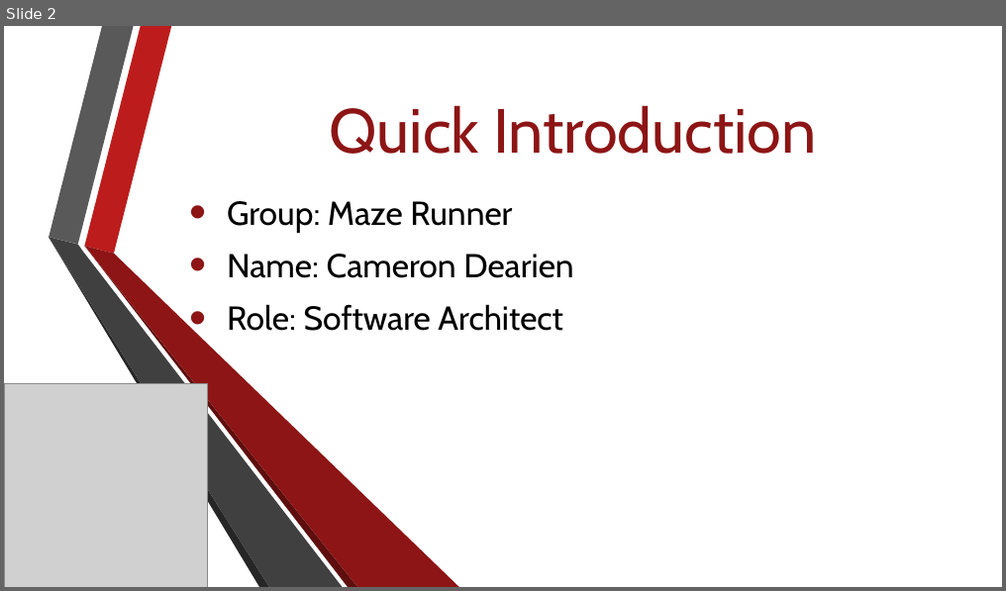
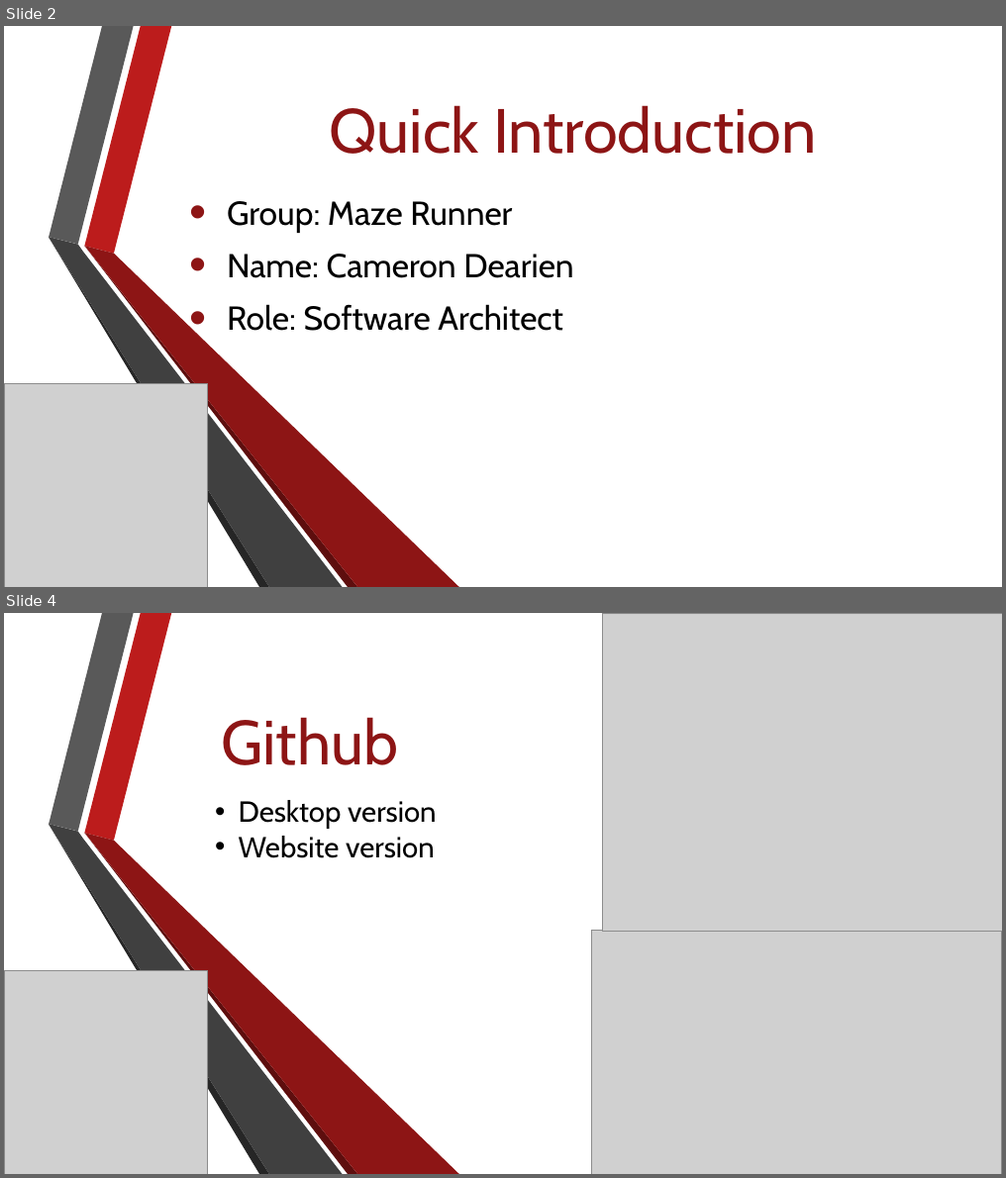
Before and after one commit to Jacob-Friedberg/Maze_Runner, a slide deck: Documents/group_lead_2_presentation.pptx. Shown one above the other, each under a label of ours: slide 2 before the commit, slides 2 and 4 after it; the slides between them are not shown. The pictures are 1006x591 and 1006x1178 pixels, drawn with LibreOffice and Linux fonts; fonts in the diff are those of the drawing; grey boxes stand for pictures; background and template pictures are left out. Boxes give left, top, right and bottom in pixels: in the first picture for what was removed or moved away, otherwise in the second. Text is boxed around its words. In the diff, an @@ line names an element or a change of style, - is before the commit and + after.

```diff
--- a/Documents/group_lead_2_presentation.pptx
+++ b/Documents/group_lead_2_presentation.pptx
@@ slide 4 added at bbox=[4, 613, 1002, 1174], background picture (left out); not listed: 6 template elements that a slide beside it also shows @@
@@ picture added at bbox=[602, 613, 1002, 931] @@
@@ text added at bbox=[222, 717, 399, 765], 60 pt, text #8D1515 @@
+Github
@@ text added at bbox=[239, 800, 437, 859], 28 pt, text #000000 @@
+• Desktop version
+• Website version
@@ picture added at bbox=[592, 931, 1002, 1174] @@
@@ picture added at bbox=[4, 970, 208, 1174] @@
```
Also in this commit, not shown: 2 slides changed, 5 other slides added, 7 slides removed.
